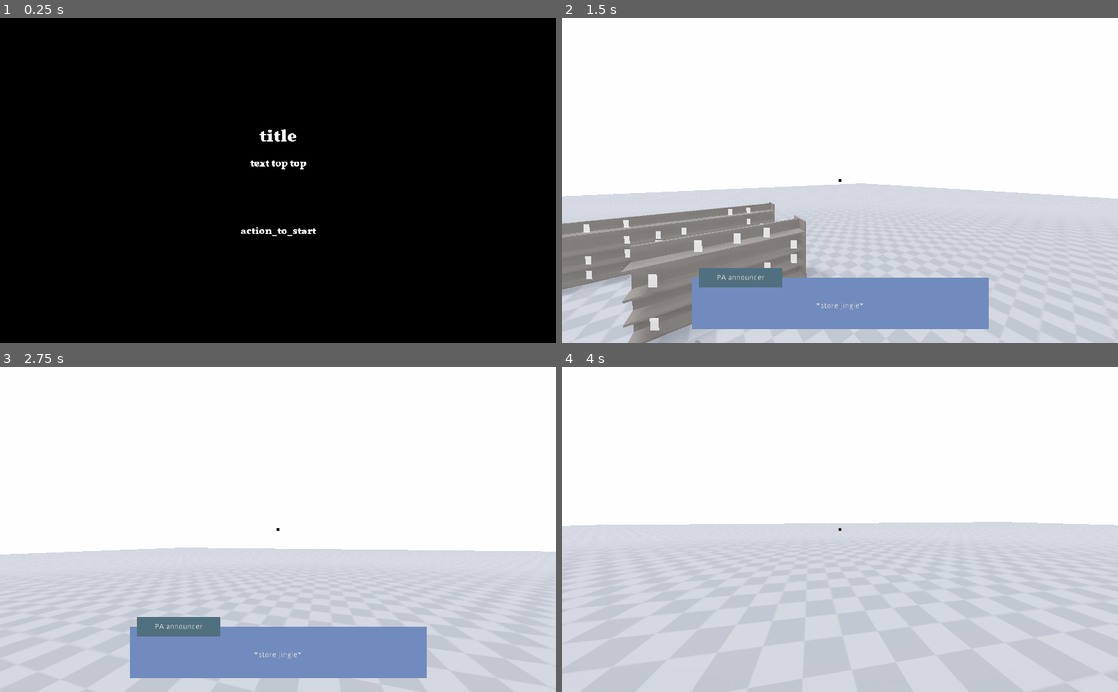
Above: before the commit, frames 1-4 (two rows, left to right).
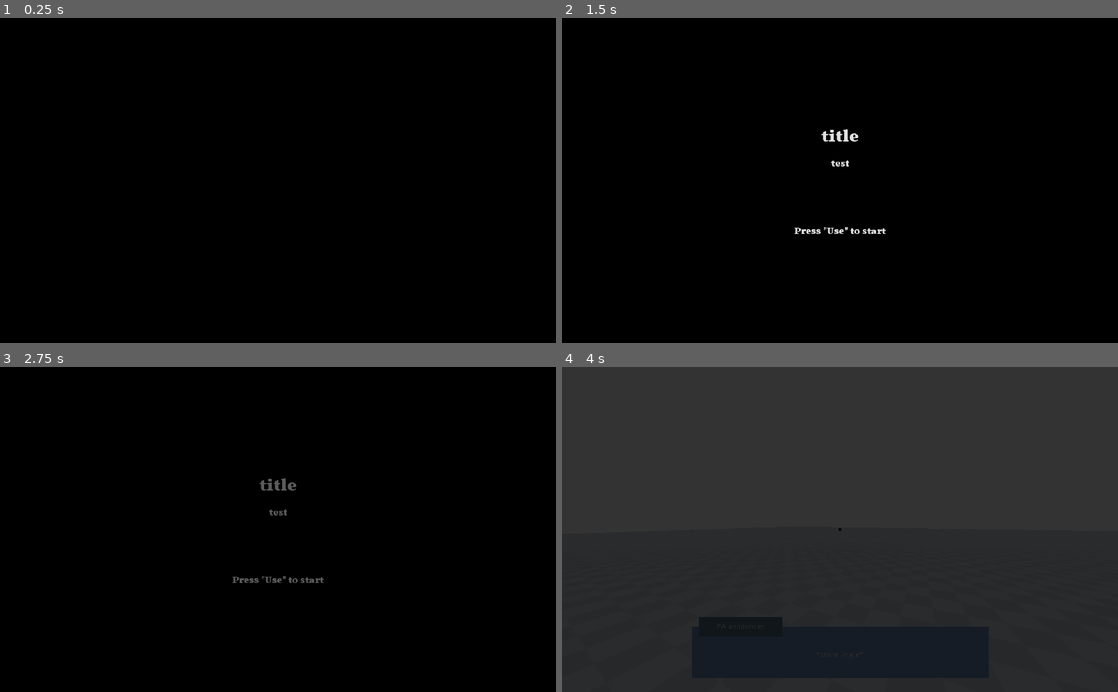
Above: after the commit, the same moments.

Repository: Eptwalabha/ld50
Game: Godot game, scene res://scenes/Level.tscn
The game is run twice, just before and just after one commit, with the same random seed, the same clock (stepped at 60 frames per second) and the same inputs.
Inputs (mouse positions are in pixels of both pictures, inside the frame that each line leads up to):
- Up to frame 1 (0.25 s): no input
- Up to frame 2 (1.5 s): tap Enter (ui_accept) at 0.5 s; move the mouse to (867, 180) at 0.52 s; press the mouse at (867, 180) at 0.53 s; hold Up (move_forward) from 0.53 s (still down); tap Space (move_jump) at 0.77, 1.07 s; tap E at 0.8, 1.35 s; move the mouse to (812, 180) at 1.27 s; release the mouse at (812, 180) at 1.28 s; click (812, 180) at 1.42 s
- Up to frame 3 (2.75 s): keep holding Up (move_forward); tap Space (move_jump) at 1.52, 1.82 s; tap Z at 1.55, 2.1 s; move the mouse to (289, 523) at 2.02 s; click (289, 523) at 2.17 s; tap Q at 2.3 s
- Up to frame 4 (4 s): keep holding Up (move_forward); move the mouse to (834, 536) at 2.77 s; tap Q at 2.85 s; click (834, 536) at 2.92 s; tap Space (move_jump) at 3.02, 3.32, 3.77 s; tap U at 3.05, 3.6 s; move the mouse to (878, 532) at 3.52 s; click (878, 532) at 3.67 s; tap I at 3.8 s

The runs differ from the first frame. In frame 1, 0.4% of the frame differs, in the area x 43-57%, y 34-68%; in frame 2, 100%; in frame 3, 100%; in frame 4, 100%, in the area x 0-100%, y 0-100%.

Commit message:
menu is complete

Diff:
--- a/assets/translation/translations.csv
+++ b/assets/translation/translations.csv
@@ -97,3 +97,17 @@
 "label_bus_music"	"Musics"	"Musiques"
 "label_bus_sfx"	"Effects"	"Effets"
 "gamma_hint"	"Increase or lower the gamma value\nGodot's robot must be barely visible"	"Augmenter ou diminuer le gamma\nle robot de Godot doit être à peine visible"
+"move_forward"	"Move forward"	"Avant"
+"move_backward"	"Move back"	"Arrière"
+"move_left"	"Straf right"	"Pas à GAUCHE"
+"move_right"	"Straf left"	"Pas à DROITE"
+"move_jump"	"Jump"	"Sauter"
+"context_action"	"Use"	"Utiliser"
+"arrow_up"	"UP"	"HAUT"
+"arrow_down"	"DOWN"	"BAS"
+"arrow_left"	"LEFT"	"GAUCHE"
+"arrow_right"	"RIGHT"	"DROITE"
+"mouse_click_left"	"L Click"	"Clique G"
+"label_keyboard_mapping"	"Keyboard Mapping"	"Disposition du clavier"
+"Space"	"SPACE"	"ESPACE"
+"press_action_to_start"	"Press ""Use"" to start"	"""Utiliser"" pour démarrer"
--- a/project.godot
+++ b/project.godot
@@ -69,6 +69,11 @@
 "language": "GDScript",
 "path": "res://scenes/ui/menu/core/form/keymapping/KeyMappingDialog.gd"
 }, {
+"base": "HBoxContainer",
+"class": "KeyMappingLine",
+"language": "GDScript",
+"path": "res://scenes/ui/menu/core/form/item/custom/KeyMappingLine.gd"
+}, {
 "base": "VBoxContainer",
 "class": "KeyRemapper",
 "language": "GDScript",
@@ -124,15 +129,15 @@
 "language": "GDScript",
 "path": "res://scenes/ui/menu/core/form/item/UIMenuFormSelect.gd"
 }, {
+"base": "UIMenuFormSelect",
+"class": "UIMenuFormSelectKeyboardMapping",
+"language": "GDScript",
+"path": "res://scenes/ui/menu/core/form/item/custom/UIMenuFormSelectKeyboardMapping.gd"
+}, {
 "base": "Reference",
 "class": "UIMenuFormSlider",
 "language": "GDScript",
 "path": "res://scenes/ui/menu/core/form/item/UIMenuFormSlider.gd"
-}, {
-"base": "Reference",
-"class": "UIMenuFormSliderGamma",
-"language": "GDScript",
-"path": "res://scenes/ui/menu/core/form/item/custom/UIMenuFormSliderGamma.gd"
 }, {
 "base": "Reference",
 "class": "UIMenuFormSliderVolume",
@@ -162,6 +167,7 @@
 "InteractTrigger": "",
 "KeyMapping": "",
 "KeyMappingDialog": "",
+"KeyMappingLine": "",
 "KeyRemapper": "",
 "MenuSettings": "",
 "PickableItem": "",
@@ -173,8 +179,8 @@
 "UIMenuBaseSelect": "",
 "UIMenuFormItem": "",
 "UIMenuFormSelect": "",
+"UIMenuFormSelectKeyboardMapping": "",
 "UIMenuFormSlider": "",
-"UIMenuFormSliderGamma": "",
 "UIMenuFormSliderVolume": "",
 "UIMenuSelect": "",
 "UIMenuSlider": ""
--- a/scenes/Level.gd
+++ b/scenes/Level.gd
@@ -13,11 +13,12 @@
 var player_objective : int = 0
 
 enum STATE {
+	INTRO,
 	PLAYING,
 	MENU
 }
 
-var game_state : int = STATE.PLAYING
+var game_state : int = STATE.INTRO
 
 func _ready() -> void:
 	intro.start("title", "test")
@@ -88,6 +89,7 @@
 func _on_UIIntro_faded_out() -> void:
 	supermarket.start_level()
 	promotion_timer.start()
+	game_state = STATE.PLAYING
 	player.has_control = true
 
 func _on_Promotion_timeout() -> void:
--- a/scenes/autoload.gd
+++ b/scenes/autoload.gd
@@ -7,7 +7,7 @@
 
 const GameConfig = preload("res://save-system/GameConfig.gd")
 
-const DEBUG : bool = true
+const DEBUG : bool = false
 const DEBUG_ENVIRONMENT : bool = false
 
 const FOV_MIN : int = 40
@@ -44,19 +44,17 @@
 	MOUSE
 }
 
-const default_mapping = {
-	"move_forward": [[INPUT_TYPE.KEY, KEY_W], [INPUT_TYPE.KEY, KEY_UP]],
-	"move_backward": [[INPUT_TYPE.KEY, KEY_S], [INPUT_TYPE.KEY, KEY_DOWN]],
-	"move_left": [[INPUT_TYPE.KEY, KEY_A], [INPUT_TYPE.KEY, KEY_LEFT]],
-	"move_right": [[INPUT_TYPE.KEY, KEY_D], [INPUT_TYPE.KEY, KEY_RIGHT]],
-	"move_jump": [null, [INPUT_TYPE.KEY, KEY_SPACE]],
-	"context_action": [[INPUT_TYPE.MOUSE, BUTTON_LEFT], [INPUT_TYPE.KEY, KEY_E]]
+const KEYBOARD_DISPOSITIONS = {
+	"QWERTY": [KEY_W, KEY_A, KEY_S, KEY_D, KEY_SPACE, KEY_E],
+	"AZERTY": [KEY_Z, KEY_Q, KEY_S, KEY_D, KEY_SPACE, KEY_E],
+	"BÉPO": [233, KEY_A, KEY_U, KEY_I, KEY_SPACE, KEY_P]
 }
-var mapping_order = [
-	"move_forward", "move_backward", "move_left", "move_right", "move_jump", "context_action"
-]
-
-var actions_mapping = default_mapping
+const ARROW_MAPPING = [KEY_UP, KEY_LEFT, KEY_DOWN, KEY_RIGHT, null, KEY_ENTER]
+const MAPPING_ACTIONS = [
+	"move_forward", "move_left", "move_backward", "move_right", "move_jump", "context_action"
+]
+
+var KEYBOARD_MAPPING = "QWERTY"
 
 var WIDTH_RESOLUTIONS = [
 	800, 1024, 1280, 1334, 1400, 1440, 1600, 1900, 1920, 2048, 2560, 3440
@@ -109,6 +107,7 @@
 	set_language(config.data['language'])
 	MOUSE_SENSITIVITY = config.data['mouse_sensitivity']
 	MOUSE_INVERT_Y = config.data['mouse_invert_y']
+	set_keyboard_mapping(config.data['mapping'])
 
 func get_config() -> GameConfig:
 	var config : GameConfig = GameConfig.new()
@@ -124,7 +123,8 @@
 		'vsync_on': OS.vsync_enabled,
 		'language': TranslationServer.get_locale(),
 		'mouse_sensitivity': MOUSE_SENSITIVITY,
-		'mouse_invert_y': MOUSE_INVERT_Y
+		'mouse_invert_y': MOUSE_INVERT_Y,
+		'mapping': KEYBOARD_MAPPING
 	}
 	return config
 
@@ -193,3 +193,29 @@
 
 func get_vsync_value() -> String:
 	return "true" if OS.vsync_enabled else "false"
+
+func set_keyboard_mapping(keyboard_type: String) -> void:
+	for disposition in KEYBOARD_DISPOSITIONS:
+		if disposition == keyboard_type:
+			KEYBOARD_MAPPING = keyboard_type
+	update_keyboard_input()
+
+func update_keyboard_input() -> void:
+	var mapping = KEYBOARD_DISPOSITIONS[KEYBOARD_MAPPING]
+	for i in range(len(MAPPING_ACTIONS)):
+		var action = MAPPING_ACTIONS[i]
+		for input in InputMap.get_action_list(action):
+			if input is InputEventKey:
+				InputMap.action_erase_event(action, input)
+		var new_input = InputEventKey.new()
+		new_input.scancode = mapping[i]
+		InputMap.action_add_event(action, new_input)
+		if ARROW_MAPPING[i] != null:
+			var arrow_input = InputEventKey.new()
+			arrow_input.scancode = ARROW_MAPPING[i]
+			InputMap.action_add_event(action, arrow_input)
+
+func get_scancode_for(action) -> int:
+	var mapping = KEYBOARD_DISPOSITIONS[KEYBOARD_MAPPING]
+	var i = MAPPING_ACTIONS.find(action)
+	return mapping[i]
--- a/scenes/ui/UIIntro.gd
+++ b/scenes/ui/UIIntro.gd
@@ -19,13 +19,14 @@
 		$TextContainer/Text.text = key_content
 
 func _input(event: InputEvent) -> void:
-	if ready_to_fade_out and event.is_action_pressed("context_action"):
-		ready_to_fade_out = false
-		if Data.DEBUG:
-			emit_signal("faded_out")
-			hide()
-		else:
-			$AnimationPlayer.play("intro-out")
+	if ready_to_fade_out:
+		if event.is_action_pressed("context_action") or event.is_action_pressed("ui_cancel"):
+			ready_to_fade_out = false
+			if Data.DEBUG:
+				emit_signal("faded_out")
+				hide()
+			else:
+				$AnimationPlayer.play("intro-out")
 
 func level_ready() -> void:
 	$TextContainer/Action.show()
--- a/scenes/ui/UIIntro.tscn
+++ b/scenes/ui/UIIntro.tscn
@@ -169,7 +169,7 @@
 margin_bottom = 225.0
 rect_min_size = Vector2( 0, 32 )
 custom_fonts/font = ExtResource( 3 )
-text = "action_to_start"
+text = "press_action_to_start"
 align = 1
 __meta__ = {
 "_edit_use_anchors_": false
--- a/scenes/ui/menu/GameMenu.tscn
+++ b/scenes/ui/menu/GameMenu.tscn
@@ -135,7 +135,7 @@
 rect_min_size = Vector2( 0, 48 )
 size_flags_horizontal = 3
 size_flags_vertical = 8
-text = "ldjam 50 @eptwalabha - 2022"
+text = "ld50 @eptwalabha - 2022"
 align = 2
 valign = 1
 
--- /dev/null
+++ b/scenes/ui/menu/core/form/item/custom/KeyMappingLine.gd
@@ -0,0 +1,10 @@
+class_name KeyMappingLine extends HBoxContainer
+
+export(String) var label := "key"
+export(int) var scancode := KEY_UP
+export(String) var arrow := "arrow_up"
+
+func update_labels() -> void:
+	$Label.text = label
+	$Key.text = OS.get_scancode_string(Data.get_scancode_for(label))
+	$Arrow.text = arrow
--- /dev/null
+++ b/scenes/ui/menu/core/form/item/custom/KeyMappingLine.tscn
@@ -0,0 +1,41 @@
+[gd_scene load_steps=2 format=2]
+
+[ext_resource path="res://scenes/ui/menu/core/form/item/custom/KeyMappingLine.gd" type="Script" id=1]
+
+[node name="KeyMappingLine" type="HBoxContainer"]
+anchor_right = 1.0
+margin_bottom = 14.0
+script = ExtResource( 1 )
+__meta__ = {
+"_edit_use_anchors_": false
+}
+
+[node name="Label" type="Label" parent="."]
+margin_top = 9.0
+margin_right = 564.0
+margin_bottom = 23.0
+size_flags_horizontal = 3
+text = "lol"
+valign = 1
+
+[node name="Key" type="Label" parent="."]
+margin_left = 568.0
+margin_right = 794.0
+margin_bottom = 32.0
+rect_min_size = Vector2( 48, 32 )
+size_flags_horizontal = 3
+size_flags_stretch_ratio = 0.4
+text = "lol"
+align = 2
+valign = 1
+
+[node name="Arrow" type="Label" parent="."]
+margin_left = 798.0
+margin_right = 1024.0
+margin_bottom = 32.0
+rect_min_size = Vector2( 48, 32 )
+size_flags_horizontal = 3
+size_flags_stretch_ratio = 0.4
+text = "lol"
+align = 2
+valign = 1
--- /dev/null
+++ b/scenes/ui/menu/core/form/item/custom/UIMenuFormSelectKeyboardMapping.gd
@@ -0,0 +1,21 @@
+class_name UIMenuFormSelectKeyboardMapping extends UIMenuFormSelect
+
+onready var action_labels = $VBox/Helper/HBoxContainer/Actions
+
+func _ready() -> void:
+	_update_keyboard_choices()
+	select.set_value(Data.KEYBOARD_MAPPING)
+
+func _update_keyboard_choices() -> void:
+	var choices = []
+	for choice in Data.KEYBOARD_DISPOSITIONS:
+		choices.append(choice)
+	select.set_choices(choices)
+	_update_labels()
+
+func _update_labels() -> void:
+	for label in action_labels.get_children():
+		label.update_labels()
+
+func _on_UIMenuFormSelectKeyboardMapping_value_changed(value) -> void:
+	_update_labels()
--- /dev/null
+++ b/scenes/ui/menu/core/form/item/custom/UIMenuFormSelectKeyboardMapping.tscn
@@ -0,0 +1,113 @@
+[gd_scene load_steps=7 format=2]
+
+[ext_resource path="res://scenes/ui/menu/core/form/item/UIMenuFormSelect.tscn" type="PackedScene" id=1]
+[ext_resource path="res://assets/shader/ui/UIOverlay.gdshader" type="Shader" id=2]
+[ext_resource path="res://scenes/ui/menu/core/form/item/custom/UIMenuFormSelectKeyboardMapping.gd" type="Script" id=3]
+[ext_resource path="res://scenes/ui/menu/core/form/item/custom/KeyMappingLine.tscn" type="PackedScene" id=4]
+
+[sub_resource type="ShaderMaterial" id=1]
+resource_local_to_scene = true
+shader = ExtResource( 2 )
+shader_param/visible = true
+shader_param/blink_frequency = 0.5
+shader_param/min_alpha = 0.5
+shader_param/border_width = 3.0
+shader_param/border_fuzz = 3.0
+shader_param/border_color = Color( 1, 1, 1, 0.784314 )
+shader_param/inner_color = Color( 1, 1, 1, 0.227451 )
+shader_param/size = Vector2( 1024, 48 )
+
+[sub_resource type="StyleBoxFlat" id=2]
+bg_color = Color( 1, 1, 1, 1 )
+expand_margin_left = 2.0
+expand_margin_right = 1.0
+
+[node name="UIMenuFormSelectKeyboardMapping" instance=ExtResource( 1 )]
+script = ExtResource( 3 )
+input_name = "keyboard_mapping"
+
+[node name="VBox" parent="." index="0"]
+margin_bottom = 268.0
+
+[node name="Label" parent="VBox/Input/Margin/Line" index="0"]
+text = "keyboard_mapping"
+
+[node name="Overlay" parent="VBox/Input" index="1"]
+material = SubResource( 1 )
+
+[node name="Helper" type="MarginContainer" parent="VBox" index="1"]
+margin_top = 46.0
+margin_right = 1024.0
+margin_bottom = 268.0
+custom_constants/margin_right = 20
+custom_constants/margin_top = 5
+custom_constants/margin_left = 20
+custom_constants/margin_bottom = 5
+
+[node name="HBoxContainer" type="HBoxContainer" parent="VBox/Helper" index="0"]
+margin_left = 20.0
+margin_top = 5.0
+margin_right = 1004.0
+margin_bottom = 217.0
+custom_constants/separation = 20
+
+[node name="VSeparator" type="VSeparator" parent="VBox/Helper/HBoxContainer" index="0"]
+modulate = Color( 1, 1, 1, 0.784314 )
+margin_right = 40.0
+margin_bottom = 212.0
+rect_min_size = Vector2( 40, 0 )
+custom_styles/separator = SubResource( 2 )
+
+[node name="Actions" type="VBoxContainer" parent="VBox/Helper/HBoxContainer" index="1"]
+margin_left = 60.0
+margin_right = 984.0
+margin_bottom = 212.0
+size_flags_horizontal = 3
+
+[node name="Up" parent="VBox/Helper/HBoxContainer/Actions" index="0" instance=ExtResource( 4 )]
+anchor_right = 0.0
+margin_right = 924.0
+margin_bottom = 32.0
+label = "move_forward"
+
+[node name="Left" parent="VBox/Helper/HBoxContainer/Actions" index="1" instance=ExtResource( 4 )]
+anchor_right = 0.0
+margin_top = 36.0
+margin_right = 924.0
+margin_bottom = 68.0
+label = "move_left"
+arrow = "arrow_left"
+
+[node name="Down" parent="VBox/Helper/HBoxContainer/Actions" index="2" instance=ExtResource( 4 )]
+anchor_right = 0.0
+margin_top = 72.0
+margin_right = 924.0
+margin_bottom = 104.0
+label = "move_backward"
+arrow = "arrow_down"
+
+[node name="Right" parent="VBox/Helper/HBoxContainer/Actions" index="3" instance=ExtResource( 4 )]
+anchor_right = 0.0
+margin_top = 108.0
+margin_right = 924.0
+margin_bottom = 140.0
+label = "move_right"
+arrow = "arrow_right"
+
+[node name="Jump" parent="VBox/Helper/HBoxContainer/Actions" index="4" instance=ExtResource( 4 )]
+anchor_right = 0.0
+margin_top = 144.0
+margin_right = 924.0
+margin_bottom = 176.0
+label = "move_jump"
+arrow = ""
+
+[node name="Action" parent="VBox/Helper/HBoxContainer/Actions" index="5" instance=ExtResource( 4 )]
+anchor_right = 0.0
+margin_top = 180.0
+margin_right = 924.0
+margin_bottom = 212.0
+label = "context_action"
+arrow = "mouse_click_left"
+
+[connection signal="value_changed" from="." to="." method="_on_UIMenuFormSelectKeyboardMapping_value_changed"]
--- a/scenes/ui/menu/core/form/item/custom/UIMenuFormSliderGamma.gd
+++ /dev/null
@@ -1,25 +0,0 @@
-class_name UIMenuFormSliderGamma
-extends UIMenuFormSlider
-
-onready var helper : MarginContainer = $VBox/Helper
-onready var gamma_texture : TextureRect = $VBox/Helper/HBoxContainer/GammaTexture
-
-func _ready() -> void:
-	helper.visible = false
-
-func _on_Slider_value_changed(value: float) -> void:
-	current_value = value
-	emit_signal("value_changed", value)
-	var new_gamma : float = lerp(Data.GAMMA_MIN, Data.GAMMA_MAX, value)
-	gamma_texture.material.set_shader_param("gamma", new_gamma)
-
-func enter() -> void:
-	.enter()
-	helper.visible = true
-
-func exit() -> void:
-	.exit()
-	helper.visible = false
-
-func _on_UIMenuFormSliderGamma_pressed() -> void:
-	helper.visible = true
--- a/scenes/ui/menu/core/form/item/custom/UIMenuFormSliderGamma.tscn
+++ /dev/null
@@ -1,88 +0,0 @@
-[gd_scene load_steps=9 format=2]
-
-[ext_resource path="res://scenes/ui/menu/core/form/item/UIMenuFormSlider.tscn" type="PackedScene" id=1]
-[ext_resource path="res://assets/shader/ui/UIOverlay.gdshader" type="Shader" id=2]
-[ext_resource path="res://assets/shader/gamma-correction.tres" type="Shader" id=3]
-[ext_resource path="res://assets/images/ui/gamma.svg" type="Texture" id=4]
-[ext_resource path="res://scenes/ui/menu/core/form/item/custom/UIMenuFormSliderGamma.gd" type="Script" id=5]
-
-[sub_resource type="ShaderMaterial" id=3]
-resource_local_to_scene = true
-shader = ExtResource( 2 )
-shader_param/visible = true
-shader_param/blink_frequency = 0.5
-shader_param/min_alpha = 0.5
-shader_param/border_width = 3.0
-shader_param/border_fuzz = 3.0
-shader_param/border_color = Color( 1, 1, 1, 0.784314 )
-shader_param/inner_color = Color( 1, 1, 1, 0.227451 )
-shader_param/size = Vector2( 1024, 48 )
-
-[sub_resource type="StyleBoxFlat" id=5]
-bg_color = Color( 1, 1, 1, 1 )
-expand_margin_left = 2.0
-expand_margin_right = 1.0
-
-[sub_resource type="ShaderMaterial" id=4]
-shader = ExtResource( 3 )
-shader_param/gamma = 1.305
-
-[node name="UIMenuFormSliderGamma" instance=ExtResource( 1 )]
-margin_bottom = 0.0
-rect_min_size = Vector2( 0, 48 )
-script = ExtResource( 5 )
-allow_half_value = true
-
-[node name="VBox" parent="." index="0"]
-margin_bottom = 206.0
-
-[node name="Overlay" parent="VBox/Input" index="1"]
-material = SubResource( 3 )
-
-[node name="Helper" type="MarginContainer" parent="VBox" index="1"]
-margin_top = 46.0
-margin_right = 1024.0
-margin_bottom = 206.0
-custom_constants/margin_right = 20
-custom_constants/margin_top = 5
-custom_constants/margin_left = 20
-custom_constants/margin_bottom = 5
-
-[node name="HBoxContainer" type="HBoxContainer" parent="VBox/Helper" index="0"]
-margin_left = 20.0
-margin_top = 5.0
-margin_right = 1004.0
-margin_bottom = 155.0
-custom_constants/separation = 20
-
-[node name="VSeparator" type="VSeparator" parent="VBox/Helper/HBoxContainer" index="0"]
-modulate = Color( 1, 1, 1, 0.784314 )
-margin_right = 40.0
-margin_bottom = 150.0
-rect_min_size = Vector2( 40, 0 )
-custom_styles/separator = SubResource( 5 )
-
-[node name="Label" type="Label" parent="VBox/Helper/HBoxContainer" index="1"]
-margin_left = 60.0
-margin_right = 664.0
-margin_bottom = 150.0
-size_flags_horizontal = 3
-size_flags_vertical = 3
-text = "gamma_hint"
-align = 2
-
-[node name="GammaTexture" type="TextureRect" parent="VBox/Helper/HBoxContainer" index="2"]
-material = SubResource( 4 )
-margin_left = 684.0
-margin_right = 984.0
-margin_bottom = 150.0
-rect_min_size = Vector2( 300, 150 )
-mouse_filter = 2
-size_flags_horizontal = 8
-texture = ExtResource( 4 )
-stretch_mode = 7
-__meta__ = {
-"_edit_use_anchors_": false
-}
-
-[connection signal="pressed" from="." to="." method="_on_UIMenuFormSliderGamma_pressed"]
--- a/scenes/ui/menu/core/panel/GameSubMenu.tscn
+++ b/scenes/ui/menu/core/panel/GameSubMenu.tscn
@@ -67,8 +67,14 @@
 "_edit_use_anchors_": false
 }
 
+[node name="Control" type="Control" parent="Title/Back/HBoxContainer"]
+margin_right = 13.0
+margin_bottom = 32.0
+size_flags_horizontal = 3
+
 [node name="TextureRect" type="TextureRect" parent="Title/Back/HBoxContainer" groups=["controller-prompt"]]
-margin_right = 32.0
+margin_left = 17.0
+margin_right = 49.0
 margin_bottom = 32.0
 rect_min_size = Vector2( 32, 0 )
 size_flags_horizontal = 4
@@ -78,13 +84,19 @@
 stretch_mode = 6
 
 [node name="Label" type="Label" parent="Title/Back/HBoxContainer"]
-margin_left = 36.0
-margin_right = 200.0
+margin_left = 53.0
+margin_right = 182.0
 margin_bottom = 32.0
 size_flags_horizontal = 3
 size_flags_vertical = 5
 text = "back_to_main_menu"
 valign = 1
+
+[node name="Control2" type="Control" parent="Title/Back/HBoxContainer"]
+margin_left = 186.0
+margin_right = 200.0
+margin_bottom = 32.0
+size_flags_horizontal = 3
 
 [node name="HSeparator" type="HSeparator" parent="."]
 margin_top = 36.0
--- a/scenes/ui/menu/menus/MenuSettings.tscn
+++ b/scenes/ui/menu/menus/MenuSettings.tscn
@@ -26,16 +26,19 @@
 size_flags_horizontal = 4
 
 [node name="TextureRect" parent="Title/Back/HBoxContainer" index="0"]
+margin_left = 0.0
+margin_right = 32.0
 size_flags_horizontal = 1
 size_flags_vertical = 1
 
 [node name="Label" parent="Title/Back/HBoxContainer" index="1"]
+margin_left = 36.0
 margin_top = 9.0
 margin_right = 113.0
 margin_bottom = 23.0
+rect_min_size = Vector2( 0, 0 )
 size_flags_horizontal = 1
 size_flags_vertical = 4
-valign = 0
 
 [node name="Scroll" parent="VBoxContainer/Panels/Margin" index="0"]
 follow_focus = true
--- a/scenes/ui/menu/menus/panels/SettingsMouseKeyboard.gd
+++ b/scenes/ui/menu/menus/panels/SettingsMouseKeyboard.gd
@@ -14,3 +14,6 @@
 	var config : Dictionary = {}
 	config['mapping'] = Data.actions_mapping
 	return config
+
+func _on_UIMenuFormSelectKeyboardMapping_value_changed(value) -> void:
+	Data.set_keyboard_mapping(value)
--- a/scenes/ui/menu/menus/panels/SettingsMouseKeyboard.tscn
+++ b/scenes/ui/menu/menus/panels/SettingsMouseKeyboard.tscn
@@ -4,7 +4,7 @@
 [ext_resource path="res://assets/fonts/font_title.tres" type="DynamicFont" id=2]
 [ext_resource path="res://scenes/ui/menu/core/form/item/UIMenuFormSlider.tscn" type="PackedScene" id=3]
 [ext_resource path="res://scenes/ui/menu/core/form/item/UIMenuFormSelect.tscn" type="PackedScene" id=4]
-[ext_resource path="res://scenes/ui/menu/core/form/keymapping/KeyRemapper.tscn" type="PackedScene" id=5]
+[ext_resource path="res://scenes/ui/menu/core/form/item/custom/UIMenuFormSelectKeyboardMapping.tscn" type="PackedScene" id=5]
 [ext_resource path="res://scenes/ui/menu/menus/panels/SettingsMouseKeyboard.gd" type="Script" id=6]
 
 [node name="SettingsMouseKeyboard" instance=ExtResource( 1 )]
@@ -45,7 +45,7 @@
 [node name="Keyboard" type="VBoxContainer" parent="." index="1"]
 margin_top = 152.0
 margin_right = 1024.0
-margin_bottom = 190.0
+margin_bottom = 458.0
 
 [node name="Label" type="Label" parent="Keyboard" index="0"]
 margin_right = 1024.0
@@ -54,17 +54,18 @@
 text = "keyboard"
 valign = 1
 
-[node name="Video" type="VBoxContainer" parent="Keyboard" index="1"]
+[node name="Control" type="VBoxContainer" parent="Keyboard" index="1"]
 margin_top = 38.0
 margin_right = 1024.0
-margin_bottom = 38.0
+margin_bottom = 306.0
 size_flags_horizontal = 3
 custom_constants/separation = 0
 
-[node name="KeyRemapper" parent="Keyboard/Video" index="0" instance=ExtResource( 5 )]
+[node name="UIMenuFormSelectKeyboardMapping" parent="Keyboard/Control" index="0" instance=ExtResource( 5 )]
 anchor_right = 0.0
-anchor_bottom = 0.0
 margin_right = 1024.0
+margin_bottom = 268.0
 
 [connection signal="value_changed" from="Mouse/Mouse/Sensitivity" to="." method="_on_Sensitivity_value_changed"]
 [connection signal="value_changed" from="Mouse/Mouse/InvertY" to="." method="_on_InvertY_value_changed"]
+[connection signal="value_changed" from="Keyboard/Control/UIMenuFormSelectKeyboardMapping" to="." method="_on_UIMenuFormSelectKeyboardMapping_value_changed"]
Not shown, changed: assets/translation/translations.xlsx
